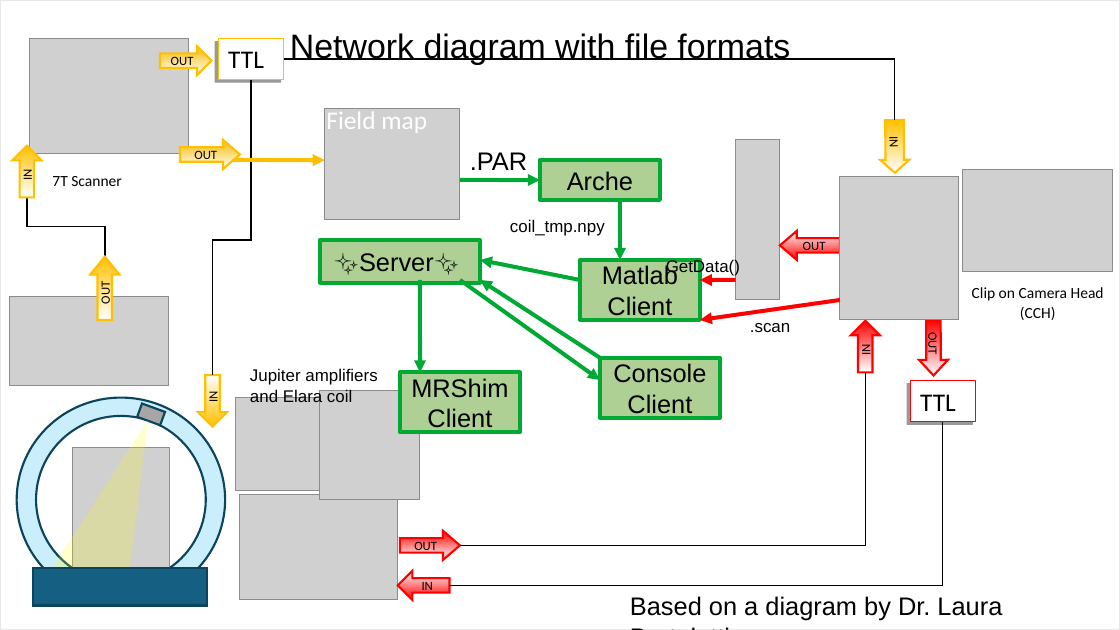
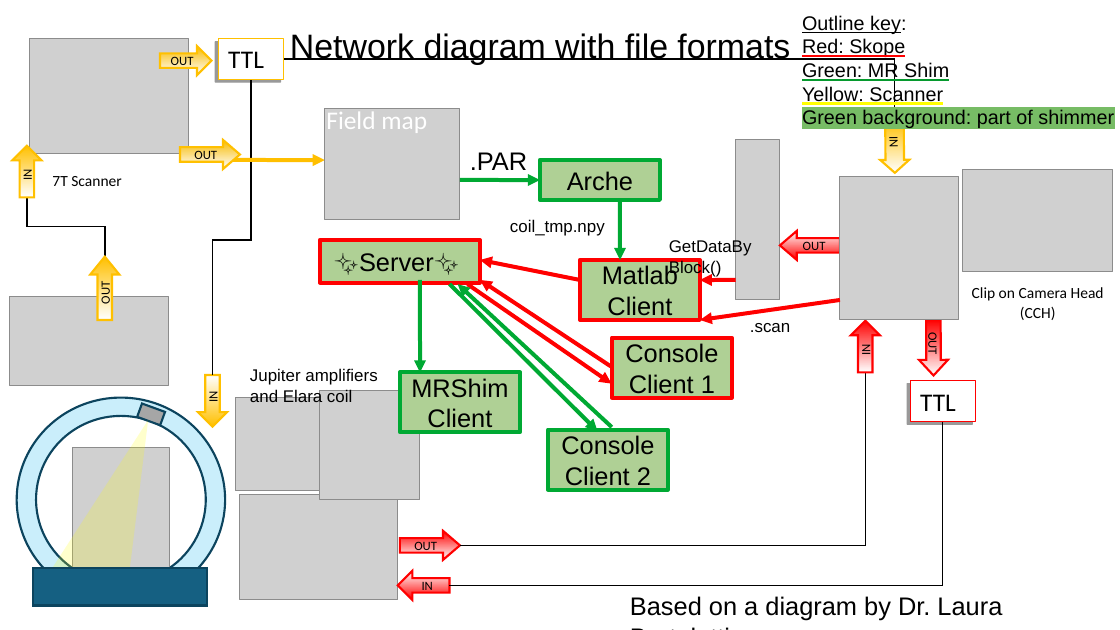
Before and after one commit to seventeenmagpie/skope-mrshim, a slide deck: slide 9 of shimmer/docs/user_guide_with_images.odp. Drawn at 1120x630 pixels with LibreOffice and Linux fonts; fonts in the diff are those of the drawing; grey boxes stand for pictures; background and template pictures are left out. Boxes give left, top, right and bottom in pixels: in the first picture for what was removed or moved away, otherwise in the second. Text is boxed around its words. In the diff, an @@ line names an element or a change of style, - is before the commit and + after.

```diff
--- a/shimmer/docs/user_guide_with_images.odp
+++ b/shimmer/docs/user_guide_with_images.odp
@@ freeform shape removed at (0, 0, 1120, 630) @@
@@ text added at (802, 15, 1114, 128), 14 pt, text #000000, underline @@
+Outline key:
+Red: Skope
+Green: MR Shim
+Yellow: Scanner
+Green background: part of shimmer
@@ text added at (660, 231, 768, 298), 12 pt, text #000000 @@
+GetDataByBlock()
@@ arrow (580, 281) - (480, 260): stroke #00A933 2.83 pt to #FF0000 2.83 pt @@
@@ text removed at (666, 259, 740, 277) @@
-GetData()
@@ arrow moved from (601, 358) - (480, 281) to (450, 285) - (598, 431) @@
@@ arrow moved from (460, 281) - (601, 380) to (612, 427) - (458, 285) @@
@@ arrow added from (468, 285) to (612, 384), #FF0000 2.83 pt @@
@@ arrow added from (611, 367) to (480, 281), #FF0000 2.83 pt @@
@@ outline #00A933 2.83 pt to #FF0000 2.83 pt in 3 elements at (320, 240, 480, 283), (580, 260, 700, 320), (612, 337, 732, 397) @@
@@ rectangle "Console Client 1": place and size @@
-rectangle "Console Client 1" at (601, 358, 721, 418)
+rectangle "Console Client 1" at (612, 337, 732, 397)
@@ text in rectangle at (625, 343, 718, 398): text changed @@
-Console Client
+Console Client 1
@@ picture removed at (601, 360, 751, 462) @@
@@ rectangle added at (548, 430, 668, 490), fill #AFD095, outline #00A933 2.83 pt, 18 pt, text #000000 @@
+Console Client 2
```
Also in this commit, not shown: 6 other slides changed, 1 slide added, 6 other files.
